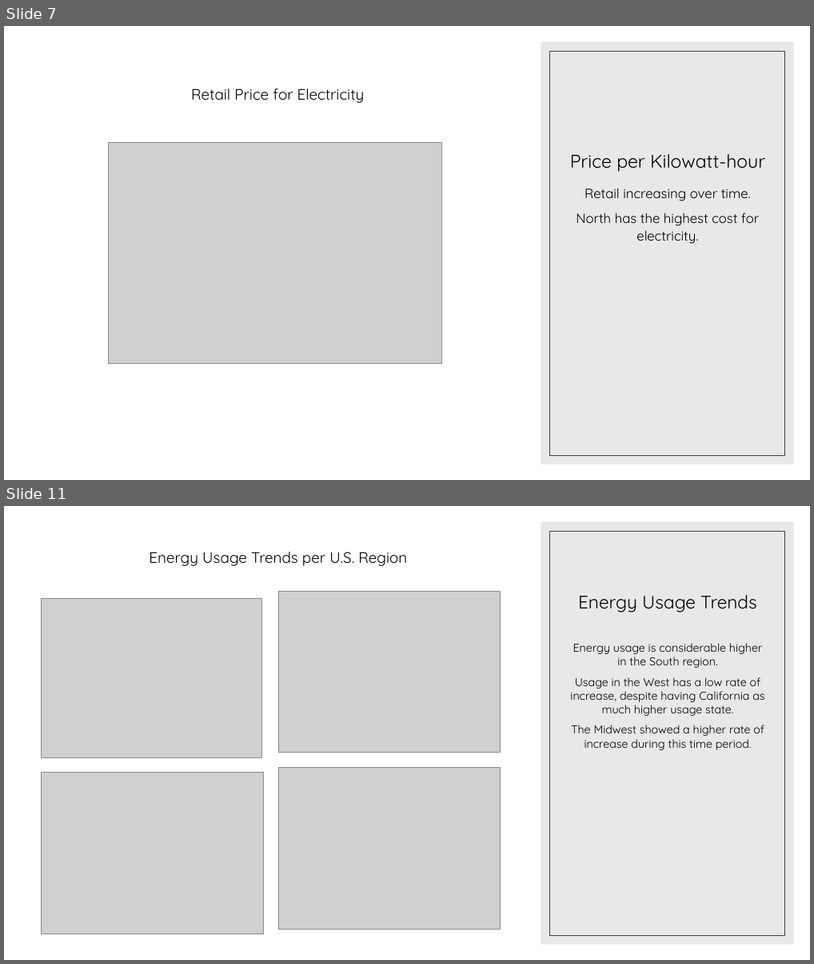
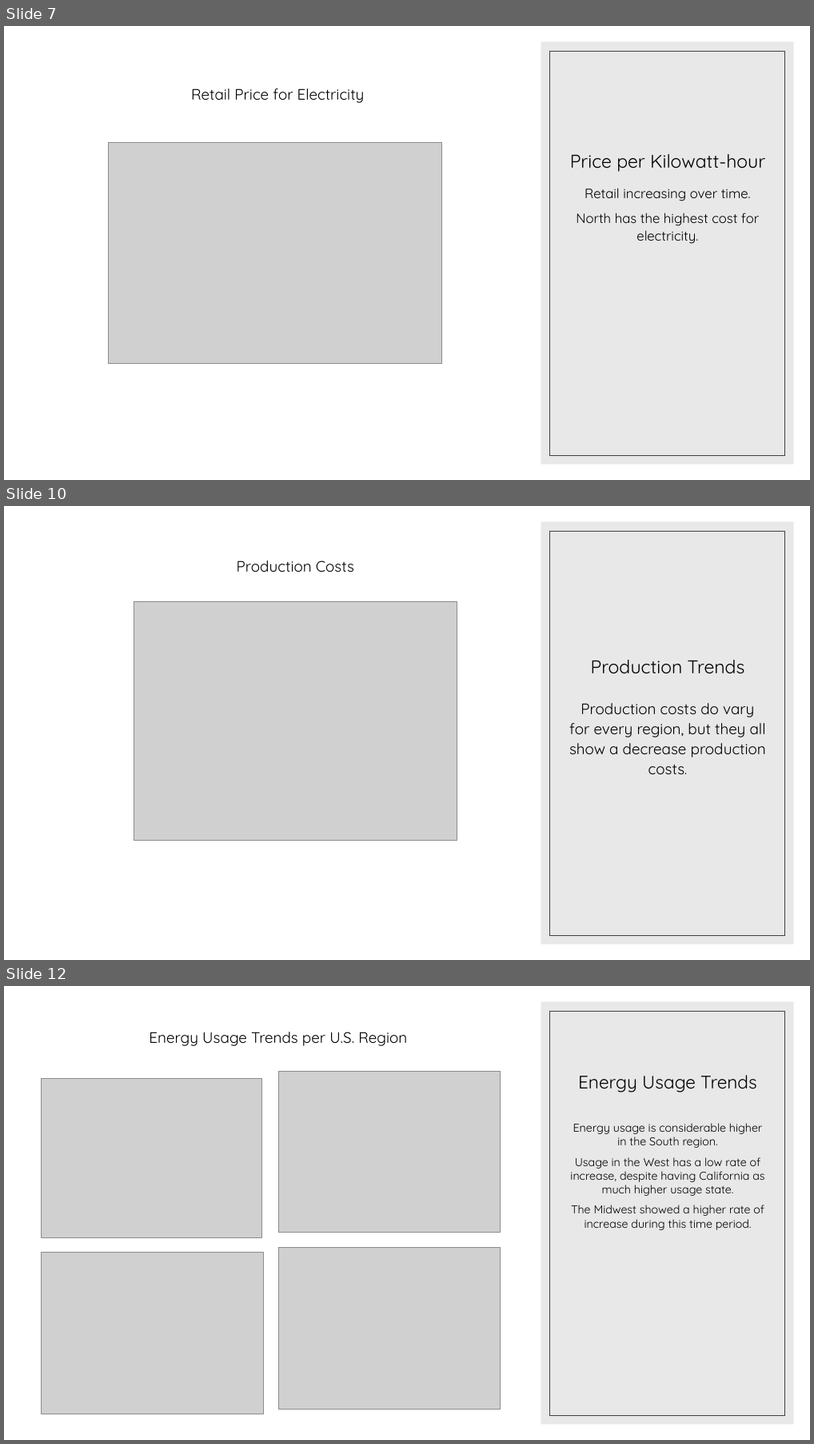
Before and after one commit to JWatson1102/project_1, a slide deck: Presentaion.pptx. Shown one above the other, each under a label of ours: slides 7 and 11 before the commit, slides 7, 10 and 12 after it; the slides between them are not shown. The pictures are 814x964 and 814x1444 pixels, drawn with LibreOffice and Linux fonts; fonts in the diff are those of the drawing; grey boxes stand for pictures. Boxes give left, top, right and bottom in pixels: in the first picture for what was removed or moved away, otherwise in the second. Text is boxed around its words. In the diff, an @@ line names an element or a change of style, - is before the commit and + after.

```diff
--- a/Presentaion.pptx
+++ b/Presentaion.pptx
@@ slide 10 added at (4, 506, 810, 960), background #FFFFFF; not listed: 2 template elements that a slide beside it also shows @@
@@ text added at (237, 560, 354, 572), 18 pt, text #000000 @@
+Production Costs
@@ picture added at (134, 601, 457, 840) @@
@@ title added at (591, 660, 746, 674), 22 pt, text #000000 @@
+Production Trends
@@ text added at (570, 703, 766, 774), 18 pt, text #000000 @@
+Production costs do vary for every region, but they all show a decrease production costs.
@@ what was slide 11 is now slide 12 @@
```
Also in this commit, not shown: 4 slides changed, 4 other slides added, 2 slides removed, 1 other file.
